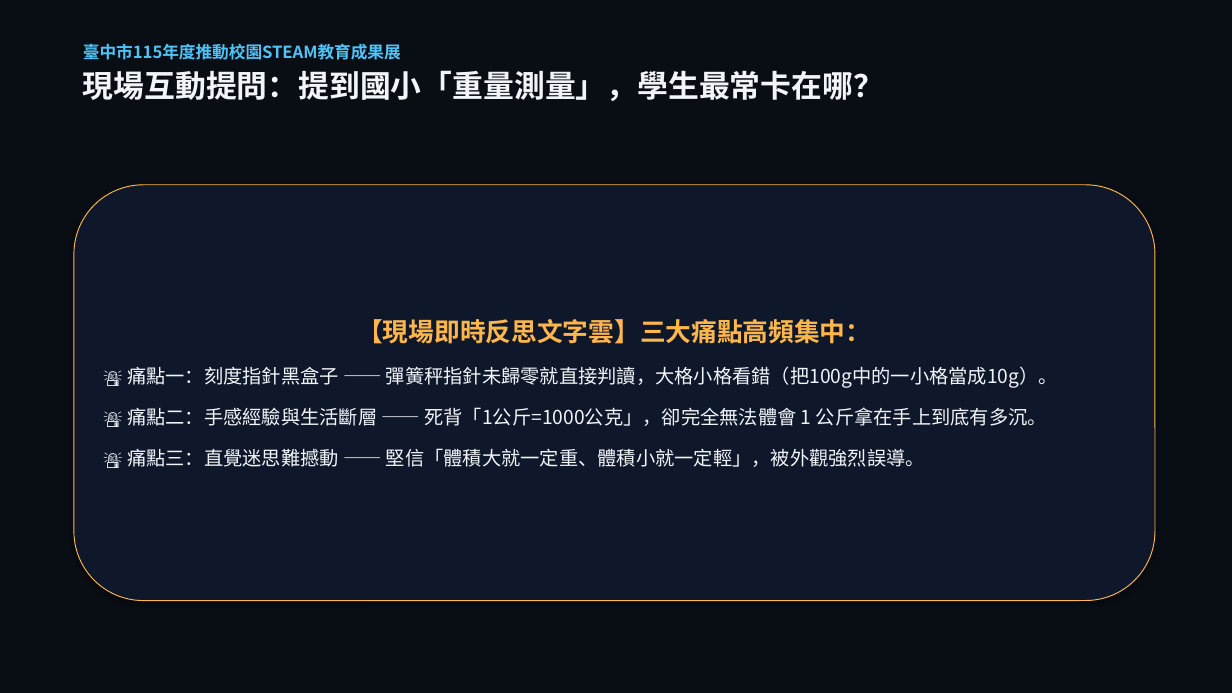
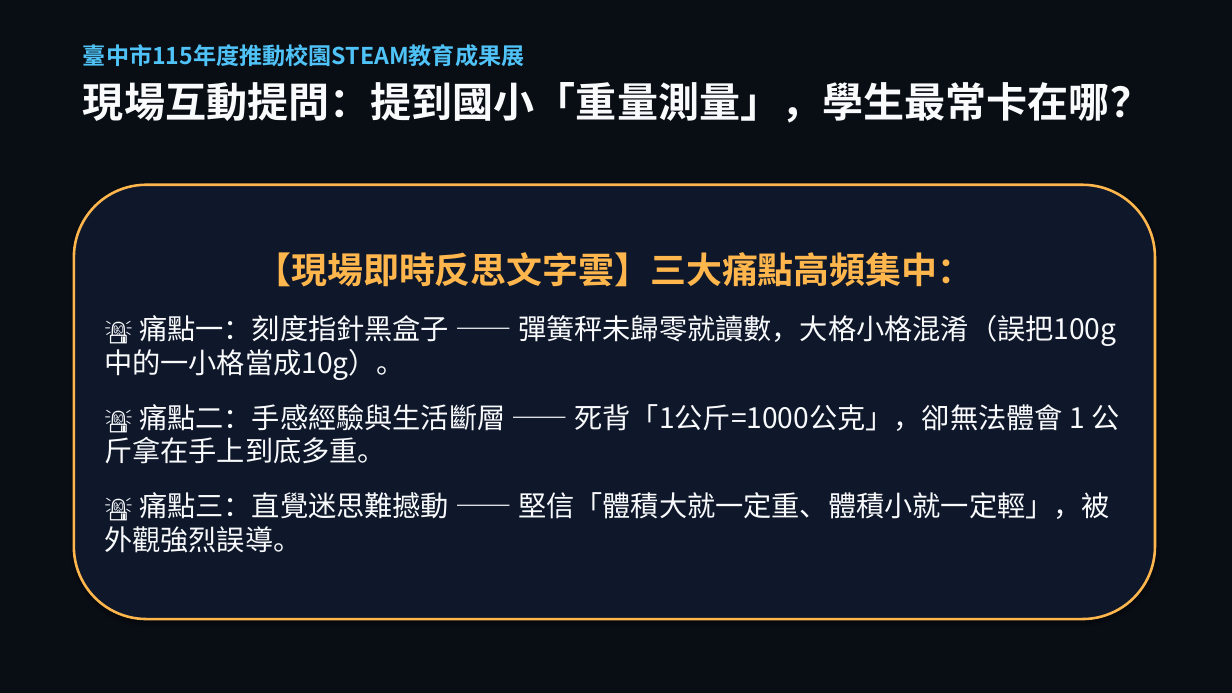
Before and after one commit to asc103138/steam-community-docs, a slide deck: slide 3 of 成果展繳交資料/臺中市梧棲區中正國小_STEAM成果展_5分鐘現場分享會簡報.pptx. Drawn at 1232x693 pixels with LibreOffice and Linux fonts; fonts in the diff are those of the drawing. Boxes give left, top, right and bottom in pixels: in the first picture for what was removed or moved away, otherwise in the second. Text is boxed around its words. In the diff, an @@ line names an element or a change of style, - is before the commit and + after.

Commit message:
feat: 簡報字體放大3倍超大字流呈現，並全面移除學生照片防範肖像權風險

```diff
--- a/成果展繳交資料/臺中市梧棲區中正國小_STEAM成果展_5分鐘現場分享會簡報.pptx
+++ b/成果展繳交資料/臺中市梧棲區中正國小_STEAM成果展_5分鐘現場分享會簡報.pptx
@@ text "臺中市115年度推動校園STEAM教育成果展" at [83, 44, 1151, 123]: size 13 to 18 pt in "臺中市115年度推動校園STEAM教育成果展"; size 24 to 32 pt, text colour #F1F5F9 to #F8FAFC in "現場互動提問：提到國小「重量測量」，學生最常卡在哪？"; more space between paragraphs @@
@@ rounded rectangle "【現場即時反思文字雲】三大痛點高頻集中：": place and size @@
-rounded rectangle "【現場即時反思文字雲】三大痛點高頻集中：" at [74, 185, 1155, 601]
+rounded rectangle "【現場即時反思文字雲】三大痛點高頻集中：" at [74, 185, 1155, 619]
@@ rounded rectangle "【現場即時反思文字雲】三大痛點高頻集中：" at [74, 185, 1155, 619]: outline #FFB74D 0.75 pt to #FFB74D 2 pt @@
@@ text in rounded rectangle at [104, 252, 1110, 553]: size 20 to 28 pt in "【現場即時反思文字雲】三大痛點高頻集中："; size 15 to 22 pt, text colour #F1F5F9 to #F8FAFC in "🚨 痛點三：直覺迷思難撼動 —— 堅信「體積大就一定重、體積小就一定輕」，被外觀強烈誤導。"; more space between paragraphs @@
@@ text in rounded rectangle at [104, 315, 1119, 464]: text changed; size 15 to 22 pt; text colour #F1F5F9 to #F8FAFC @@
-🚨 痛點一：刻度指針黑盒子 —— 彈簧秤指針未歸零就直接判讀，大格小格看錯（把100g中的一小格當成10g）。
-🚨 痛點二：手感經驗與生活斷層 —— 死背「1公斤=1000公克」，卻完全無法體會 1 公斤拿在手上到底有多沉。
+🚨 痛點一：刻度指針黑盒子 —— 彈簧秤未歸零就讀數，大格小格混淆（誤把100g中的一小格當成10g）。
+🚨 痛點二：手感經驗與生活斷層 —— 死背「1公斤=1000公克」，卻無法體會 1 公斤拿在手上到底多重。
```
Also in this commit, not shown: 15 other slides changed, 3 other files.
